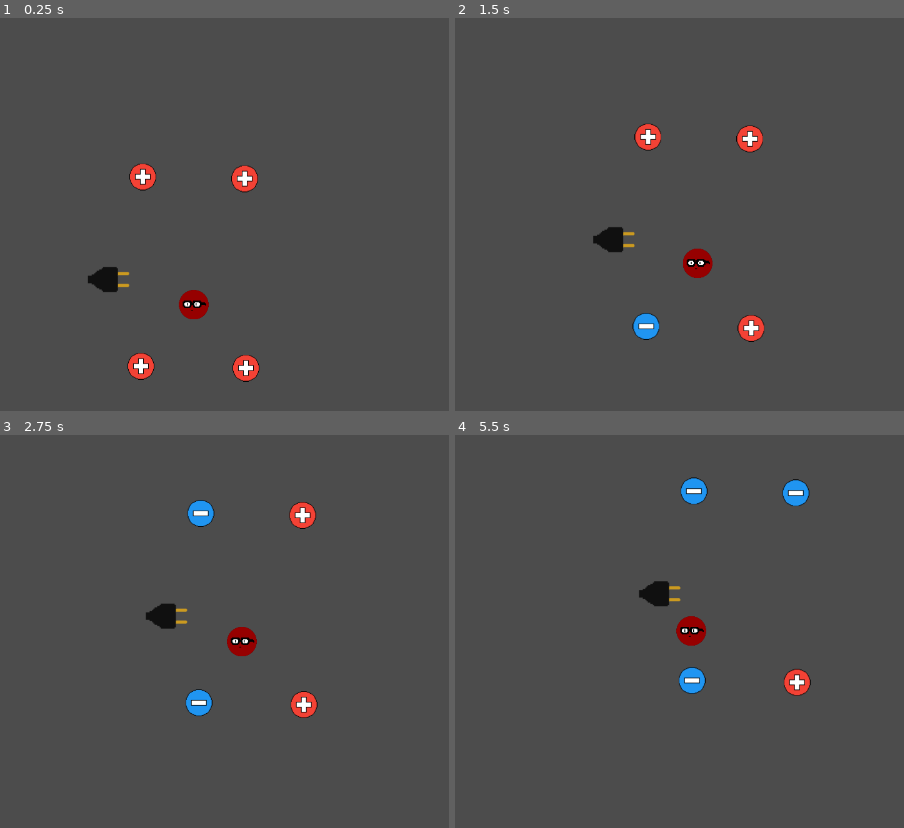
Above: before the commit, frames 1-4 (two rows, left to right).
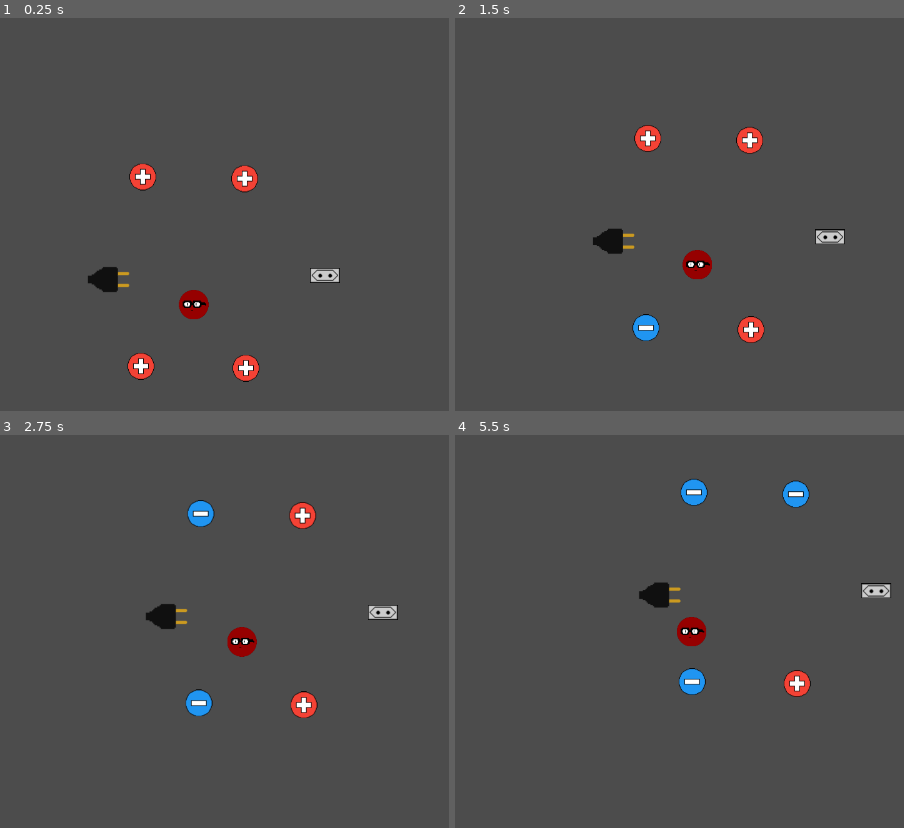
Above: after the commit, the same moments.

Repository: Gamedev-do-Hiroshi/changecharge
Game: Godot game, scene res://scenes/Fase.tscn
Same seed, same stepped clock (60 frames per second), same inputs: the game is played once before the commit and once after it.
Inputs (mouse positions are in pixels of both pictures, inside the frame that each line leads up to):
- Up to frame 1 (0.25 s): no input
- Up to frame 2 (1.5 s): move the mouse to (630, 383) at 0.52 s; click (630, 383) at 0.67 s; move the mouse to (746, 355) at 1.27 s; click (746, 355) at 1.42 s
- Up to frame 3 (2.75 s): move the mouse to (197, 525) at 2.02 s; click (197, 525) at 2.17 s
- Up to frame 4 (5.5 s): move the mouse to (755, 513) at 2.77 s; click (755, 513) at 2.92 s; move the mouse to (854, 725) at 3.52 s; click (854, 725) at 3.67 s; move the mouse to (outside the picture) at 4.27 s; click (outside the picture) at 4.42 s; move the mouse to (657, 659) at 5.02 s; click (657, 659) at 5.17 s

The runs differ from the first frame. In frame 1, 0.2% of the frame differs, in the area x 69-76%, y 63-68%; in frame 2, 1.1%, in the area x 30-87%, y 26-83%; in frame 3, 0.5%; in frame 4, 1.0%.

Commit message:
Ajustes em Objetos e Player

Diff:
--- a/Game/scenes/Fase.tscn
+++ b/Game/scenes/Fase.tscn
@@ -41,5 +41,9 @@
 [node name="Carga4" parent="." instance=ExtResource( 3 )]
 position = Vector2( 567, 76 )
 
-[node name="Objetos" parent="." instance=ExtResource( 4 )]
+[node name="Ponta" parent="." instance=ExtResource( 4 )]
 position = Vector2( 349.767, 236.879 )
+
+[node name="Tomada" parent="." instance=ExtResource( 4 )]
+position = Vector2( 694.909, 230.263 )
+Objeto = 1
--- a/Game/scenes/Objetos.tscn
+++ b/Game/scenes/Objetos.tscn
@@ -1,10 +1,17 @@
-[gd_scene load_steps=4 format=2]
+[gd_scene load_steps=7 format=2]
 
 [ext_resource path="res://scripts/Objetos.gd" type="Script" id=1]
 [ext_resource path="res://assets/Ponta.png" type="Texture" id=2]
+[ext_resource path="res://assets/tomada.png" type="Texture" id=3]
 
 [sub_resource type="ConcavePolygonShape2D" id=1]
 segments = PoolVector2Array( -34, 4, -7, 20, -34, -4, -4, -20, -33.5, 4, -33.5, -4, -10, -20, 12, -20, -10, 20, 12, 20, 13.5, 18, 13.5, -18, 14, -11, 32, -11, 14, -8, 32, -8, 14, 11, 32, 11, 14, 8, 32, 8 )
+
+[sub_resource type="RectangleShape2D" id=3]
+extents = Vector2( 23.5266, 11.5648 )
+
+[sub_resource type="CircleShape2D" id=2]
+radius = 24.1603
 
 [node name="Objetos" type="Node2D"]
 script = ExtResource( 1 )
@@ -16,3 +23,21 @@
 
 [node name="Colisao" type="CollisionShape2D" parent="Ponta"]
 shape = SubResource( 1 )
+
+[node name="Tomada" type="Area2D" parent="."]
+
+[node name="Sprite" type="Sprite" parent="Tomada"]
+texture = ExtResource( 3 )
+
+[node name="Colisao" type="CollisionShape2D" parent="Tomada"]
+shape = SubResource( 3 )
+
+[node name="Magnetico" type="Area2D" parent="."]
+
+[node name="Colisao" type="CollisionShape2D" parent="Magnetico"]
+shape = SubResource( 2 )
+
+[node name="Sprite" type="AnimatedSprite" parent="Magnetico"]
+[connection signal="body_entered" from="Tomada" to="." method="_on_Tomada_body_entered"]
+[connection signal="body_entered" from="Magnetico" to="." method="_on_Magnetico_body_entered"]
+[connection signal="body_exited" from="Magnetico" to="." method="_on_Magnetico_body_exited"]
--- a/Game/scripts/Back_ground.gd
+++ b/Game/scripts/Back_ground.gd
@@ -1,9 +1,9 @@
 extends Node
-
 
 onready var X = preload("res://scenes/X.tscn")
 
 func _ready():
+
 
 	for i in 20:
 		for j in 12:
--- a/Game/scripts/Carga.gd
+++ b/Game/scripts/Carga.gd
@@ -16,16 +16,13 @@
 func _input(event):
 
 	if mouse_entrou and event.is_pressed() and event.button_index == BUTTON_LEFT:
-		print("CLICKED")
 		sinal = !sinal
 		charge = -charge
 		$Sprite.animation = "positive" if sinal else "negative"
 
 func _on_Carga_mouse_entered():
-	print("Entrou")
 	mouse_entrou = true
 
 
 func _on_Carga_mouse_exited():
-	print("Saiu")
 	mouse_entrou = false
--- a/Game/scripts/Objetos.gd
+++ b/Game/scripts/Objetos.gd
@@ -1,5 +1,36 @@
 extends Node2D
 
+enum OBJETO {PONTA, TOMADA, MAGNETICO}
+
+export(OBJETO) var Objeto = OBJETO.PONTA
+
+export var B = 10.0
 
 func _ready():
+
+	if Objeto != OBJETO.PONTA:
+		$Ponta.free()
+	if Objeto != OBJETO.TOMADA:
+		$Tomada.free()
+	if Objeto != OBJETO.MAGNETICO:
+		$Magnetico.free()
+
+
 	pass
+
+
+func _on_Tomada_body_entered(body):
+	if body.get_groups().has("player"):
+		print("Passou de fase")
+
+
+func _on_Magnetico_body_entered(body):
+	if body.get_groups().has("player"):
+		body.campo_magnetico += B
+		pass
+
+
+func _on_Magnetico_body_exited(body):
+	if body.get_groups().has("player"):
+		body.campo_magnetico -= B
+		pass
--- a/Game/scripts/Player.gd
+++ b/Game/scripts/Player.gd
@@ -6,16 +6,20 @@
 
 var vel = Vector2()
 var ace = Vector2()
+var ant_ace = Vector2()
 
 var vel_pot = 0.0
 var K = 1000.0
+var campo_magnetico = 0.0
 var aux
 export var charge = 10.0
+
+var primeira_passada = true
 
 
 func _ready():
 
-	pass
+	primeira_passada = true
 
 func _physics_process(delta):
 
@@ -23,13 +27,21 @@
 	self.move_and_slide(vel)
 
 func movimento(delta):
+
+	ant_ace = ace
 	ace = Vector2()
 
 	for carga in cargas:
 		aux = (self.position - carga.position).length()
 		ace += K * (self.position - carga.position).normalized() * carga.charge * charge / (aux * aux)
 
+	ace += charge * campo_magnetico * vel.tangent()
 
-	vel += ace * delta
+	if primeira_passada:
+		ant_ace = ace
+		primeira_passada = false
+
+
+	vel += (ace + ant_ace ) * delta / 2
 
 	#self.position += vel * delta
